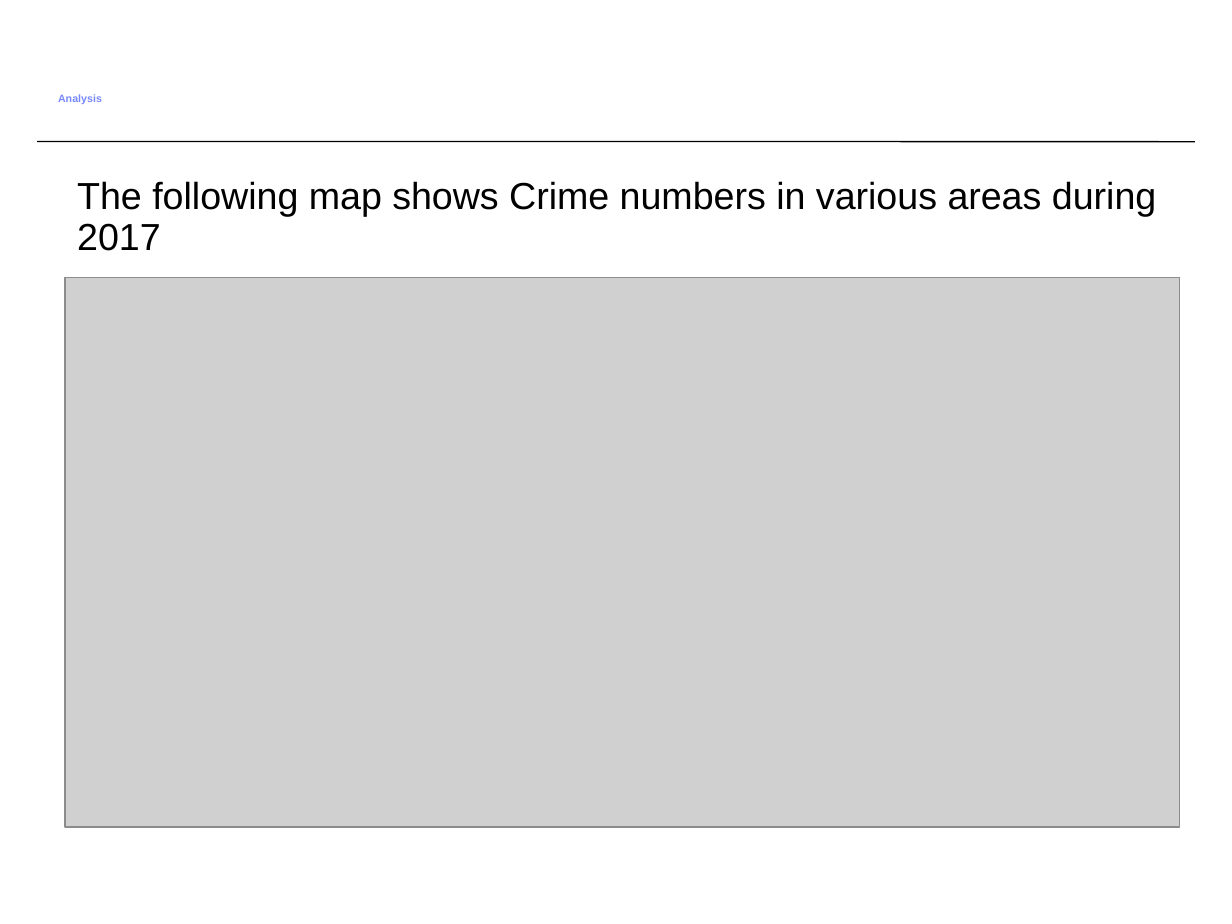
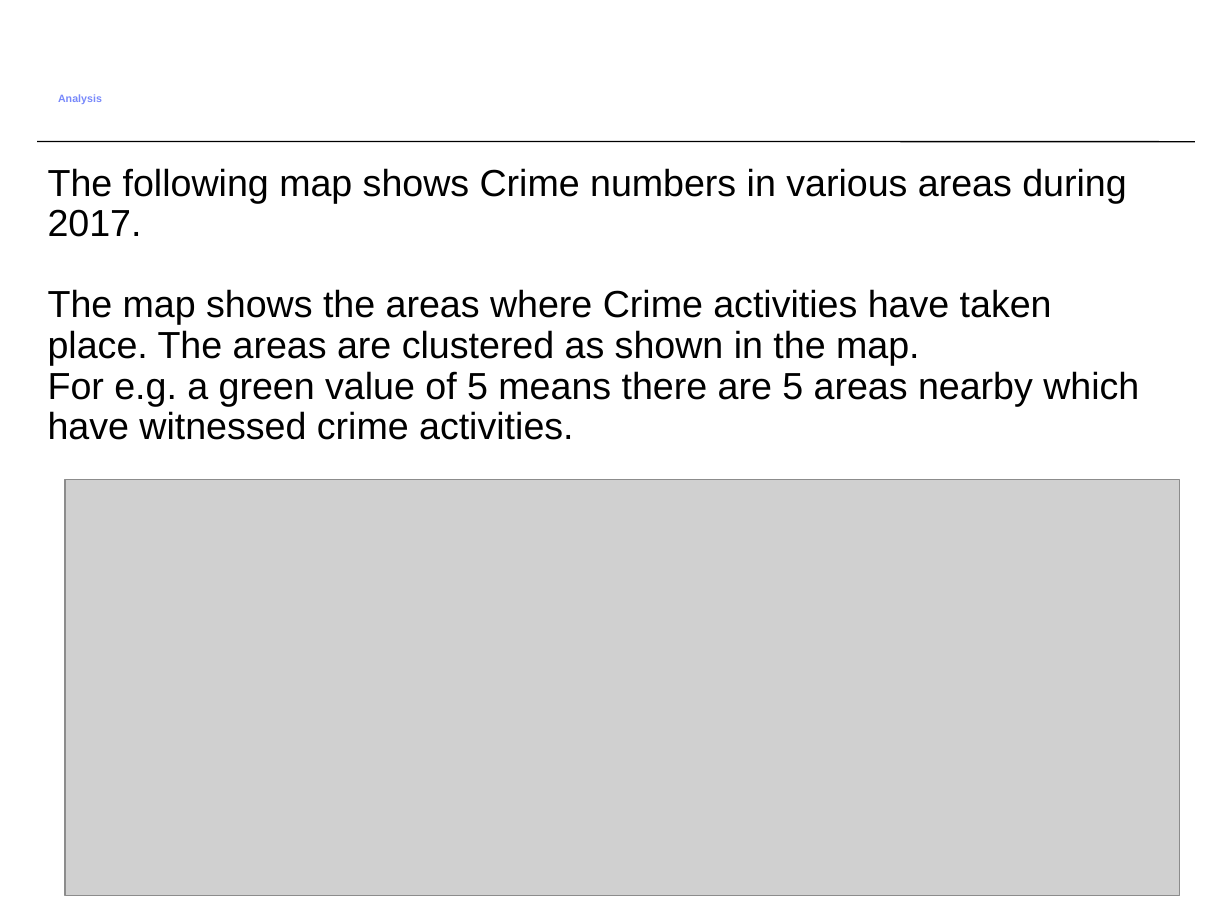
Before and after one commit to sandeepwani/Coursera_Capstone, a slide deck: slide 6 of Presentation.ppt. Drawn at 1232x924 pixels with LibreOffice and Linux fonts; fonts in the diff are those of the drawing; grey boxes stand for pictures. Boxes give left, top, right and bottom in pixels: in the first picture for what was removed or moved away, otherwise in the second. Text is boxed around its words. In the diff, an @@ line names an element or a change of style, - is before the commit and + after.

```diff
--- a/Presentation.ppt
+++ b/Presentation.ppt
@@ text at <box>48,168,1139,440</box>: text changed @@
-The following map shows Crime numbers in various areas during 2017
+The following map shows Crime numbers in various areas during 2017.
+The map shows the areas where Crime activities have taken place. The areas are clustered as shown in the map.
+For e.g. a green value of 5 means there are 5 areas nearby which have witnessed crime activities.
@@ picture: place and size @@
-picture at <box>65,277,1180,827</box>
+picture at <box>65,479,1180,896</box>
```
Also in this commit, not shown: 3 other slides changed, 1 slide added.
